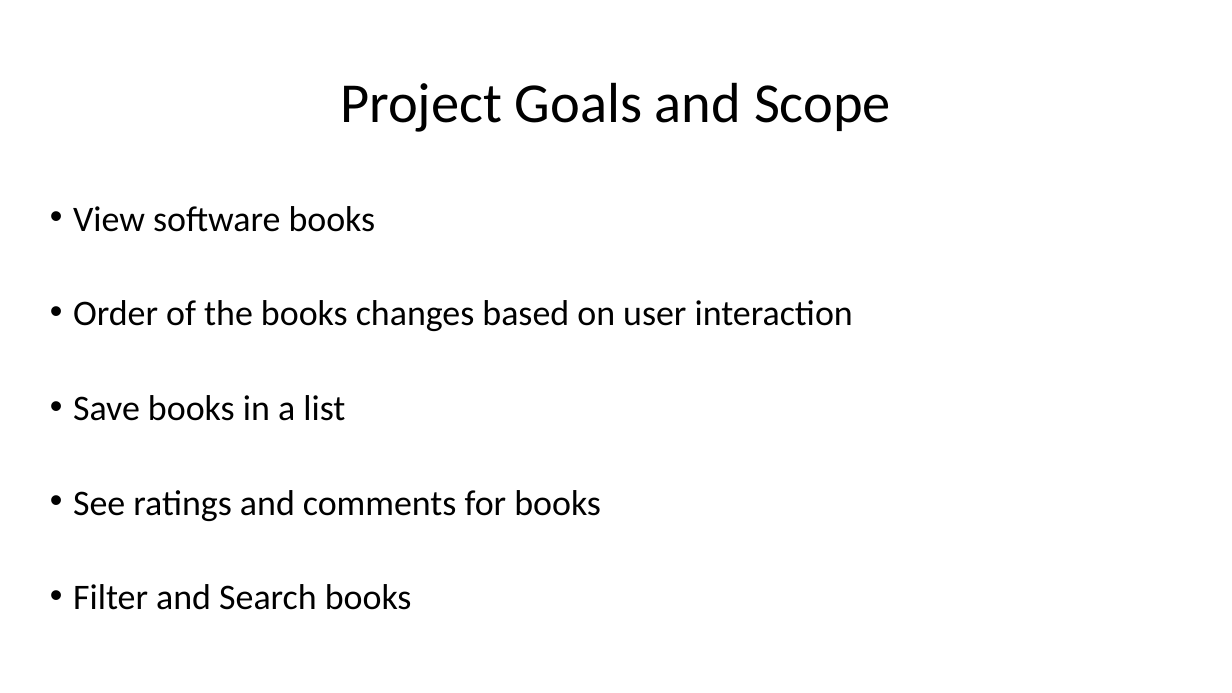
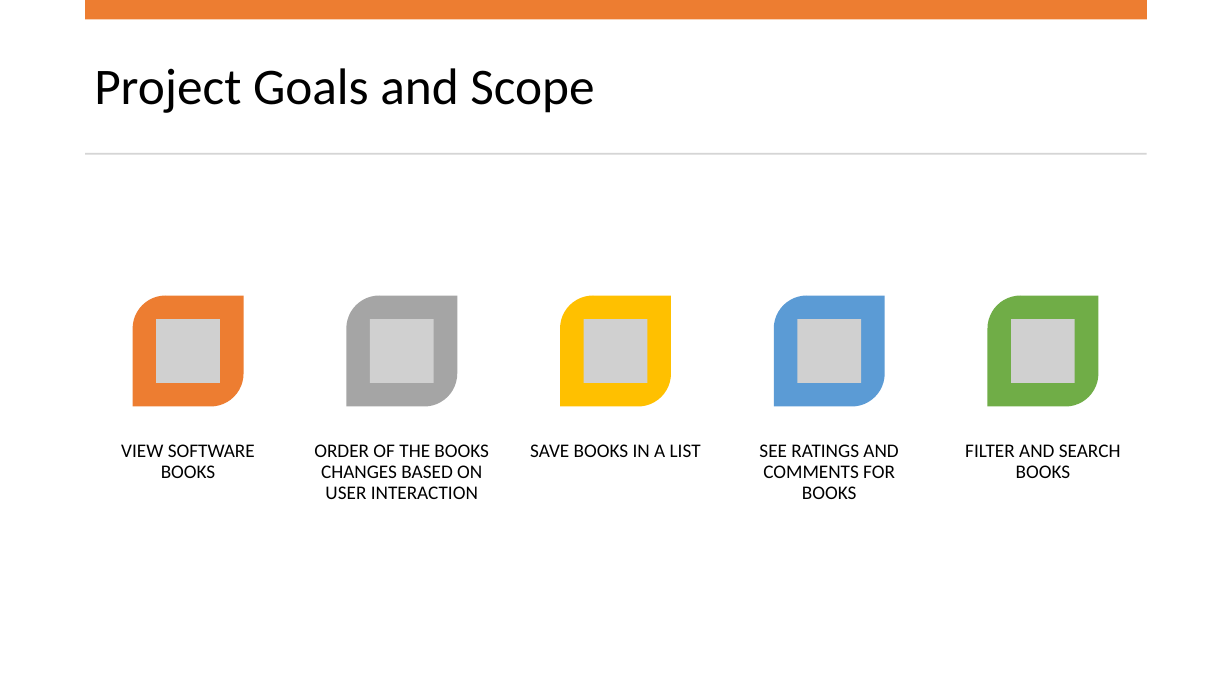
Before and after one commit to TouC001/group-project, a slide deck: slide 3 of documents/Final Presentation.pptx. Drawn at 1232x693 pixels with LibreOffice and Linux fonts; fonts in the diff are those of the drawing; grey boxes stand for pictures. Boxes give left, top, right and bottom in pixels: in the first picture for what was removed or moved away, otherwise in the second. Text is boxed around its words. In the diff, an @@ line names an element or a change of style, - is before the commit and + after.

```diff
--- a/documents/Final Presentation.pptx
+++ b/documents/Final Presentation.pptx
@@ rectangle added at (85,0,1147,19), fill #ED7D31 @@
@@ title "Project Goals and Scope" at (94,68,594,113): size 44 to 40 pt; alignment centre to left @@
@@ rectangle added at (85,152,1147,154), fill #D5D5D5 @@
@@ text removed at (73,206,853,610) @@
-• View software books
-• Order of the books changes based on user interaction
-• Save books in a list
-• See ratings and comments for books
-• Filter and Search books
@@ group added at (121,296,1121,499): 5 round diag rects, 5 pictures, 5 texts @@
+VIEW SOFTWARE BOOKS
+ORDER OF THE BOOKS CHANGES BASED ON USER INTERACTION
+SAVE BOOKS IN A LIST
+SEE RATINGS AND COMMENTS FOR BOOKS
+FILTER AND SEARCH BOOKS
```
Also in this commit, not shown: 4 other slides changed, 1 slide removed.
